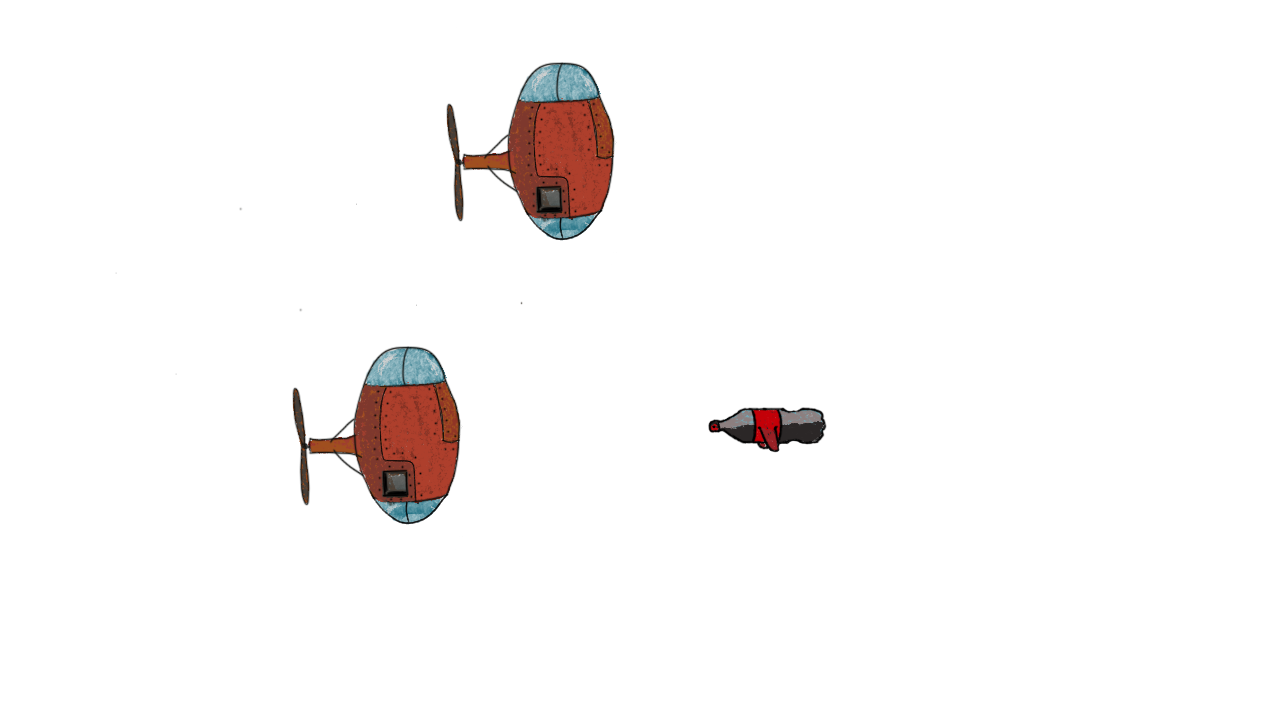
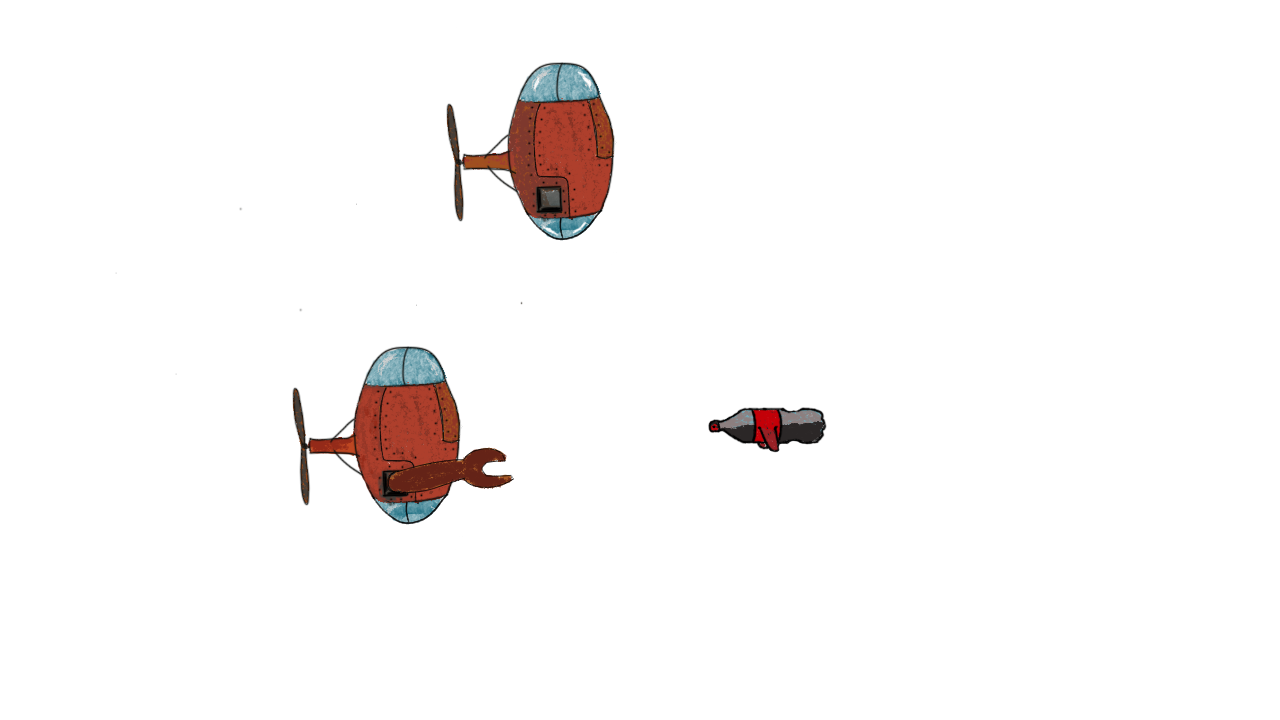
Before/after of a w=1280, h=720 layered artwork. What changed in the layer stack:
added layer "Calque 18" above "Calque 19" over (386, 448, 514, 494)
added layer "Calque 19" above "Calque 20" over (386, 448, 512, 494)
added layer "Calque 20" above "Calque 16 copie" over (386, 447, 513, 494)
painted on "Calque 16 copie" over (533, 70, 592, 237)
painted on "Calque 2" over (355, 387, 416, 502)
painted on "couleur" over (309, 385, 416, 502)
painted on "Calque 4" over (355, 387, 407, 495)
added layer "Calque 17" above "Calque 5" over (306, 385, 417, 503)
